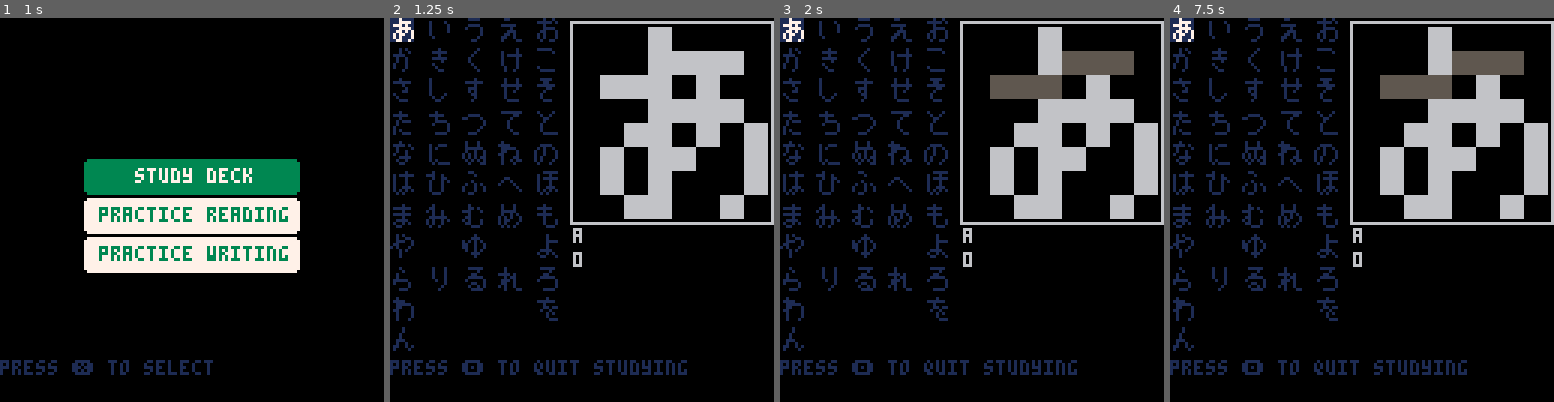
Above: before the commit, frames 1-4 (left to right).
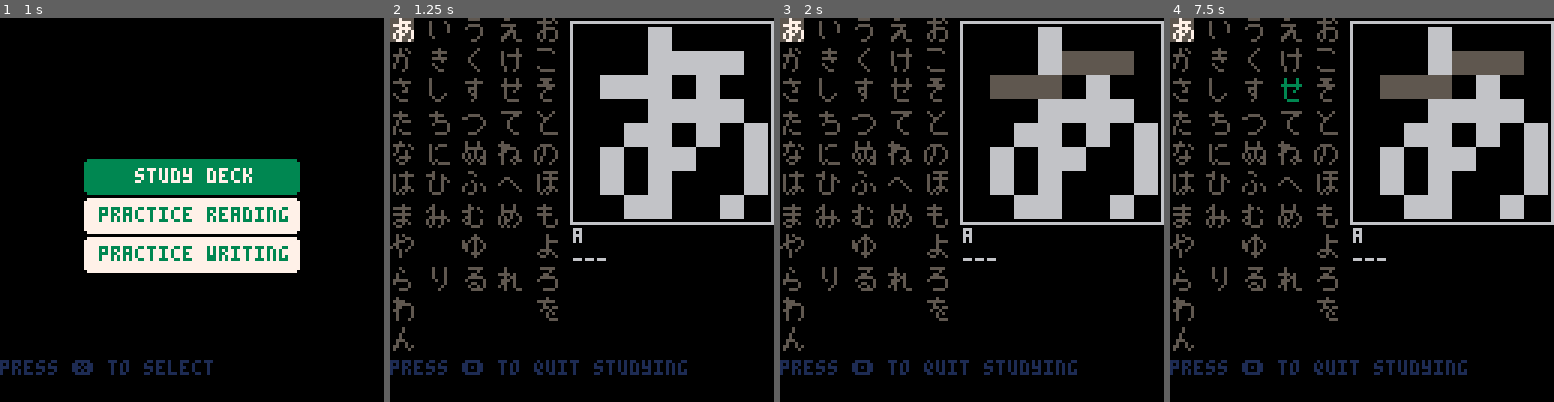
Above: after the commit, the same moments.

Repository: SestrenExsis/KanaPractice
Game: PICO-8 cartridge hiragana.p8
Same seed, same stepped clock (60 frames per second), same inputs: the game is played once before the commit and once after it.
Inputs (mouse positions are in pixels of both pictures, inside the frame that each line leads up to):
- Up to frame 1 (1 s): tap X (X key) at 0.33 s; click (280, 121) at 0.67 s; tap O (Z key) at 0.7 s
- Up to frame 2 (1.25 s): tap X (X key) at 1.07 s; click (436, 267) at 1.22 s
- Up to frame 3 (2 s): hold Right from 1.6 s (still down); tap O (Z key) at 1.7 s; click (887, 114) at 1.77 s; tap X (X key) at 1.85 s
- Up to frame 4 (7.5 s): release Right at 2.1 s; tap O (Z key) every 0.4 s from 2.1 to 7.3 s; hold Up 2.15-2.42 s; click (1342, 259) at 2.32 s; hold Right 2.47-3.03 s; click (1404, 106) at 2.87 s; tap X (X key) every 1.12 s from 2.97 to 7.43 s; hold Left 3.08-3.58 s; click (1465, 256) at 3.42 s; hold Down 3.63-3.97 s; click (1231, 102) at 3.97 s; hold Right 4.02-4.68 s; click (1292, 248) at 4.52 s; hold Up 4.73-5.03 s; click (1354, 94) at 5.07 s; hold Left 5.08-5.68 s; click (1419, 244) at 5.62 s; hold Down 5.73-6.03 s; hold Right 6.08-6.58 s; click (1481, 90) at 6.17 s; hold Right 6.63-7.13 s; click (1246, 236) at 6.72 s; hold Up 7.18-7.45 s; click (1308, 83) at 7.27 s

Frame 1 is identical in both runs. In frame 2, 5.5% of the frame differs, in the area x 0-57%, y 0-87%; in frame 3, 5.5%; in frame 4, 5.5%.

Commit message:
Color study kana based on last result

Diff:
--- a/hiragana.p8
+++ b/hiragana.p8
@@ -534,13 +534,18 @@
 	for n,k in pairs(_kanatbl) do
 		local x=(1.5*s*8)*k.col
 		local y=(1.3*s*8)*k.row
-		local c=1
+		local bc=0
+		local fc=5
+		local m=dget(k.index)
+		if (m==3) fc=3
+		if (m==2) fc=8
 		if k.col==cx and k.row==cy then
-			c=7
+			bc=fc
+			fc=7
 			sk=k
-			rectfill(x,y,x+7,y+7,1)
-		end
-		drawkana(k,x,y,s,c)
+			rectfill(x,y,x+7,y+7,bc)
+		end
+		drawkana(k,x,y,s,fc)
 	end
 	if sk==nil then
 		x=(1.5*s*8)*cx
@@ -553,8 +558,11 @@
 		i=mid(0,i-16,64)
 		drawkana(sk,62,3,8,_c_dry,i)
 		print(sk.name,61,70,6)
-		local val=dget(sk.index)
-		print(val,61,78,6)
+		local m=dget(sk.index)
+		local v="---"
+		if (m==3) v="⬆️★"
+		if (m==2) v="⬇️😐"
+		print(v,61,78,6)
 	end
 	cursor(0,114,1)
 	print("press 🅾️ to quit studying")
@@ -594,10 +602,12 @@
 	elseif _state=="check" then
 		if btnp(⬆️) then
 			-- you got it right
+			dset(_kana.index,3)
 			_state="stats"
 			_guesses+=1
 		elseif btnp(⬇️) then
 			-- you got it wrong
+			dset(_kana.index,2)
 			_state="stats"
 			_errors+=1
 			_guesses+=1
